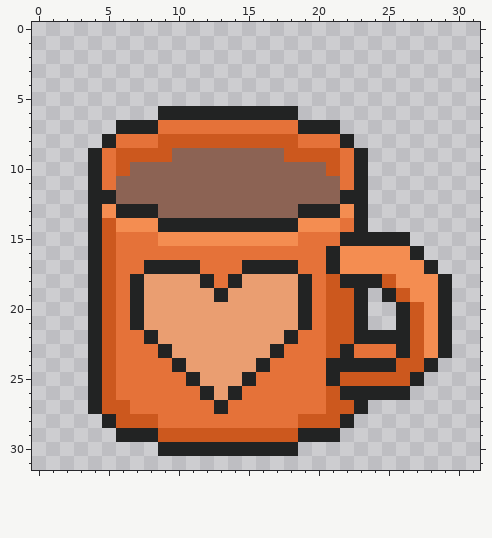
Pixel-art sprite: dailies/2021/03/4_coffee_Coffee-Cup_96px.png. The picture above was drawn from the file before the commit.
The file is 32x32 pixels.
The result:
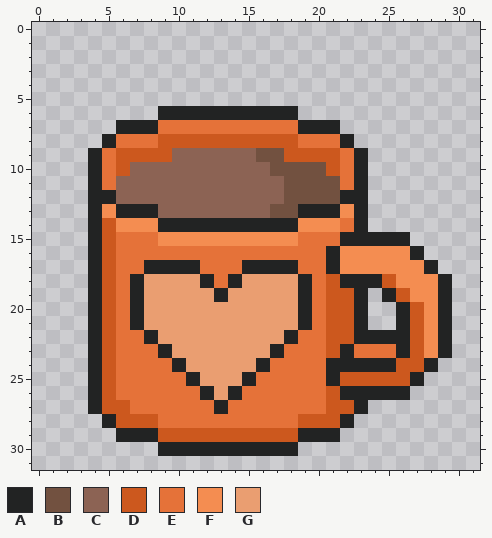
Palette (. is transparent): A #222323  B #725140  C #8c6354  D #cc581e  E #e57239  F #f48d51  G #ea9e71
Edits made:
The author changed colour C to colour B in row 9 at x 16 to 17; in row 10 at x 17 to 20; in rows 11 to 12 at x 18 to 21; in row 13 at x 17 to 18.
